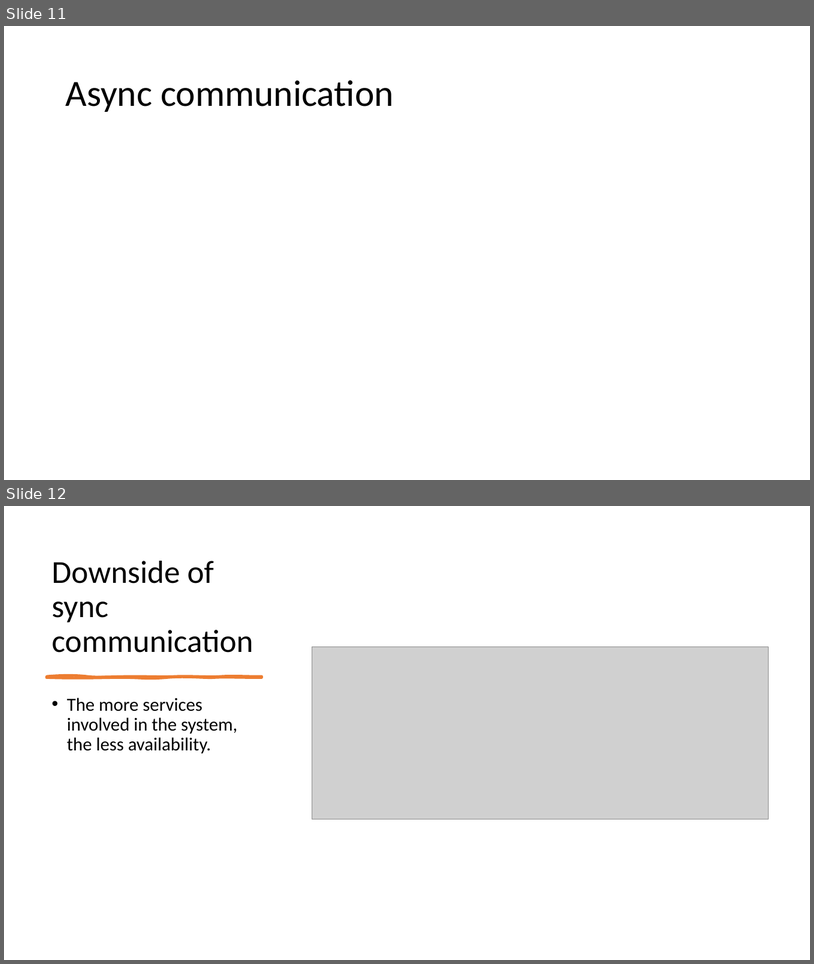
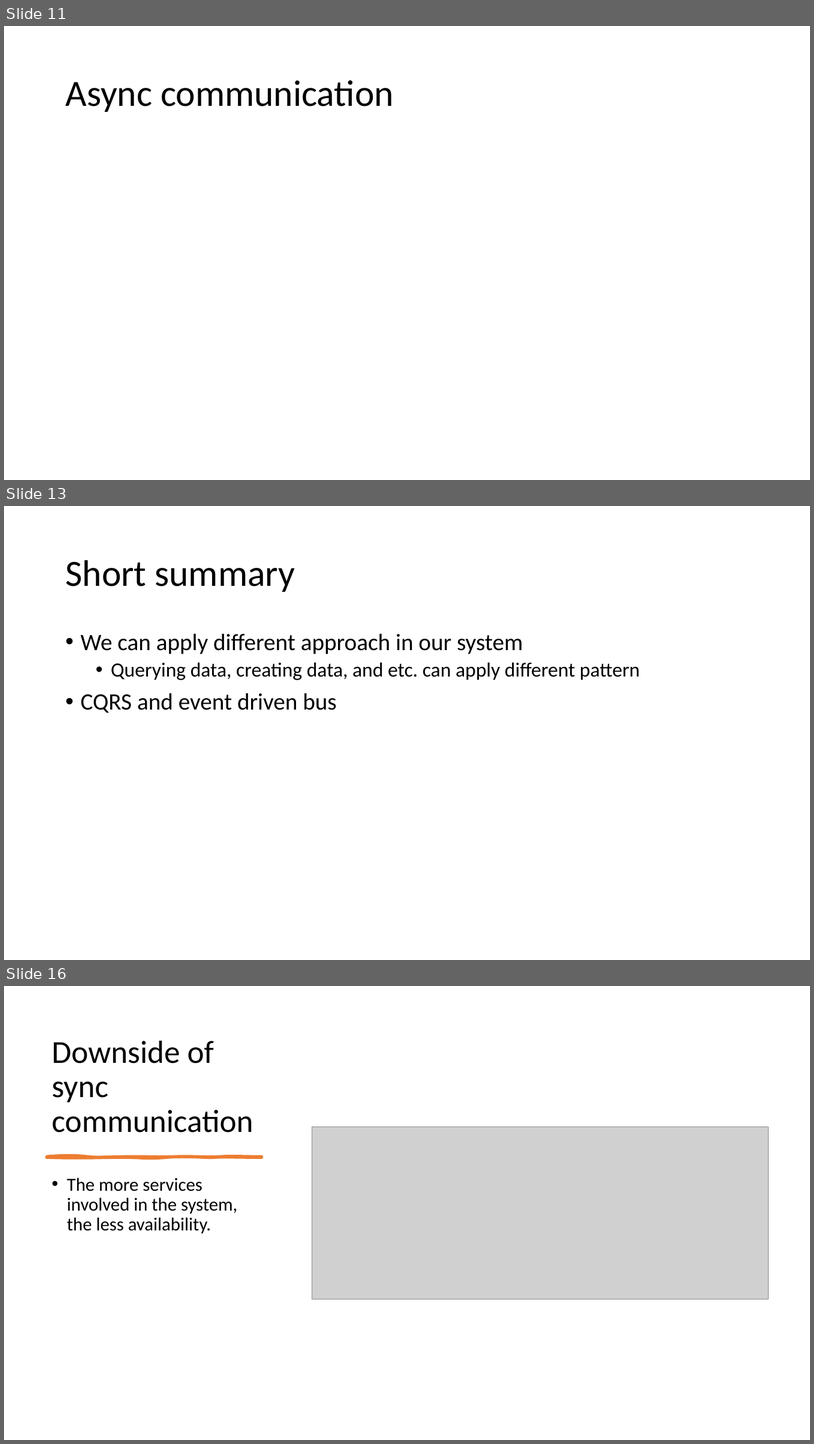
Before and after one commit to lordmonkey42/myreports, a slide deck: Communication between microservices.pptx. Shown one above the other, each under a label of ours: slides 11 and 12 before the commit, slides 11, 13 and 16 after it; the slides between them are not shown. The pictures are 814x964 and 814x1444 pixels, drawn with LibreOffice and Linux fonts; fonts in the diff are those of the drawing; grey boxes stand for pictures. Boxes give left, top, right and bottom in pixels: in the first picture for what was removed or moved away, otherwise in the second. Text is boxed around its words. In the diff, an @@ line names an element or a change of style, - is before the commit and + after.

```diff
--- a/Communication between microservices.pptx
+++ b/Communication between microservices.pptx
@@ slide 13 added at [4, 506, 810, 960], background #FFFFFF @@
@@ title added at [65, 560, 295, 592], 44 pt, text #000000 @@
+Short summary
@@ text added at [81, 633, 640, 713], 28 pt, text #000000 @@
+• We can apply different approach in our system
+  • Querying data, creating data, and etc. can apply different pattern
+• CQRS and event driven bus
@@ what was slide 12 is now slide 16 @@
```
Also in this commit, not shown: 3 other slides added.
